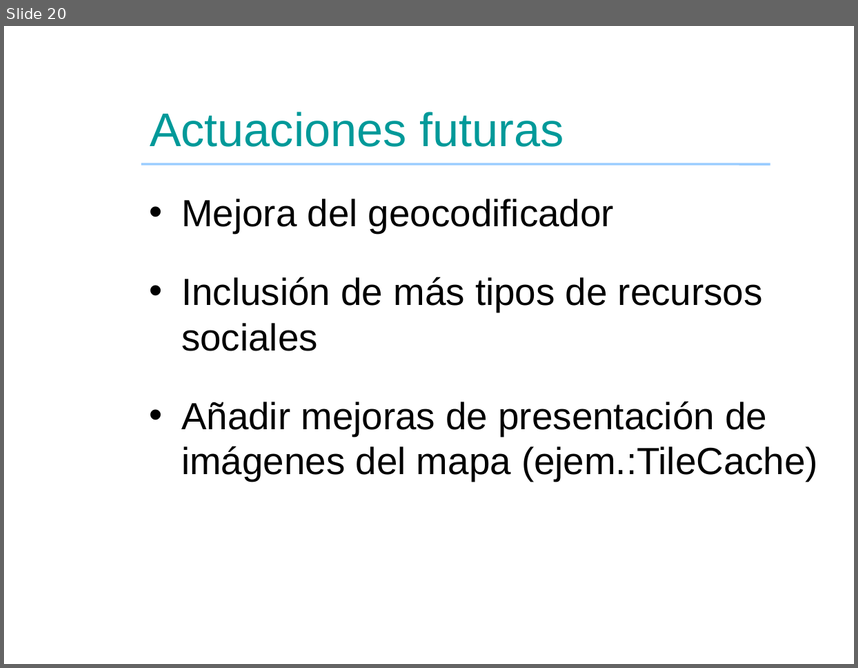
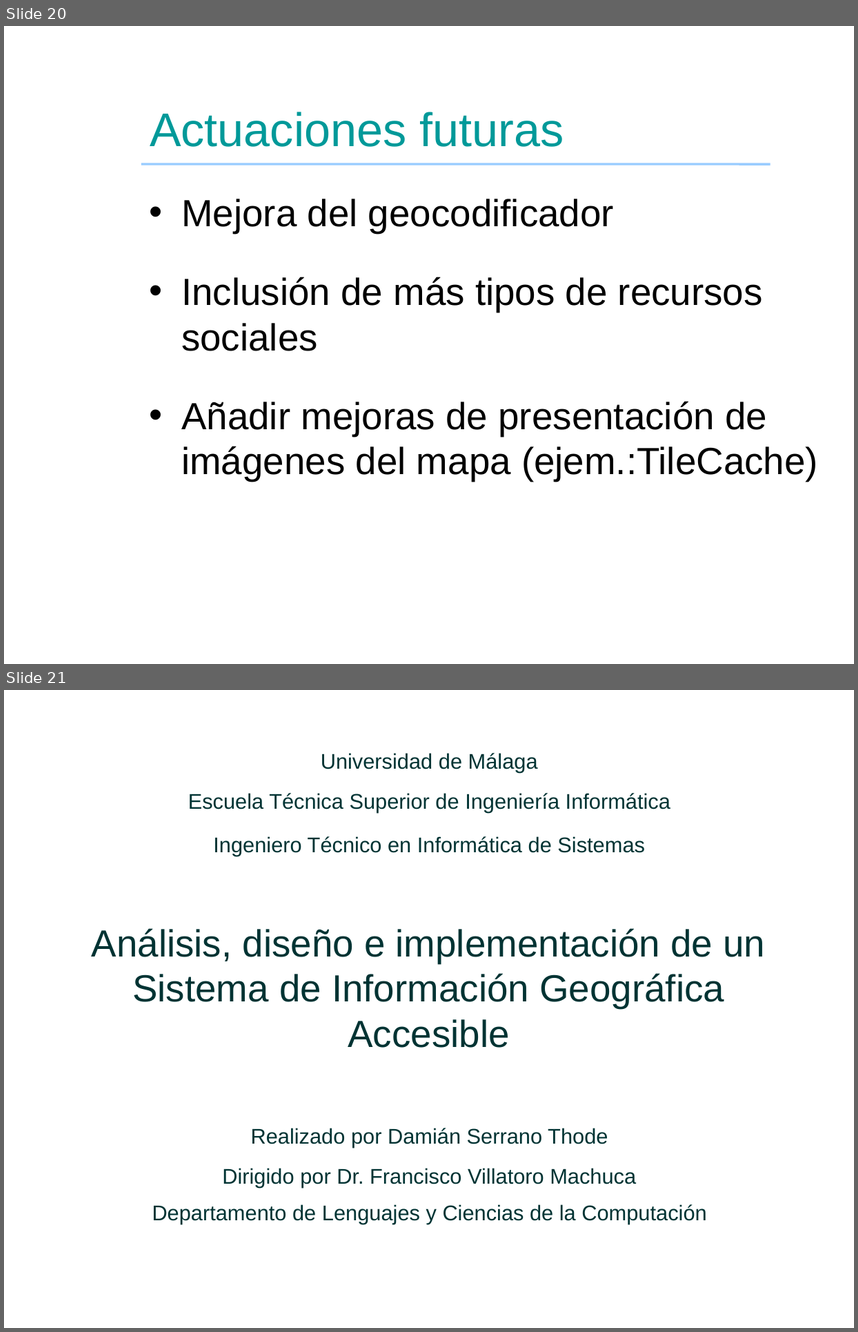
Before and after one commit to dsthode/pfc, a slide deck: presentacion.odp. Shown one above the other, each under a label of ours: slide 20 before the commit, slides 20 and 21 after it. The pictures are 858x668 and 858x1332 pixels, drawn with LibreOffice and Linux fonts; fonts in the diff are those of the drawing; background and template pictures are left out. Boxes give left, top, right and bottom in pixels: in the first picture for what was removed or moved away, otherwise in the second. Text is boxed around its words. In the diff, an @@ line names an element or a change of style, - is before the commit and + after.

```diff
--- a/presentacion.odp
+++ b/presentacion.odp
@@ slide 21 added at [4, 690, 854, 1328], background picture (left out) @@
@@ text added at [321, 753, 538, 773], 18 pt, text #003333 @@
+Universidad de Málaga
@@ text added at [188, 793, 671, 813], 18 pt, text #003333 @@
+Escuela Técnica Superior de Ingeniería Informática
@@ text added at [213, 836, 645, 856], 18 pt, text #003333 @@
+Ingeniero Técnico en Informática de Sistemas
@@ title added at [92, 928, 765, 1047], 32 pt, text #003333 @@
+Análisis, diseño e implementación de un
+Sistema de Información Geográfica Accesible
@@ text added at [251, 1127, 608, 1147], 18 pt, text #003333 @@
+Realizado por Damián Serrano Thode
@@ text added at [222, 1167, 636, 1187], 18 pt, text #003333 @@
+Dirigido por Dr. Francisco Villatoro Machuca
@@ text added at [152, 1204, 706, 1224], 18 pt, text #003333 @@
+Departamento de Lenguajes y Ciencias de la Computación
```
Also in this commit, not shown: 1 slide removed, 1 other file.
